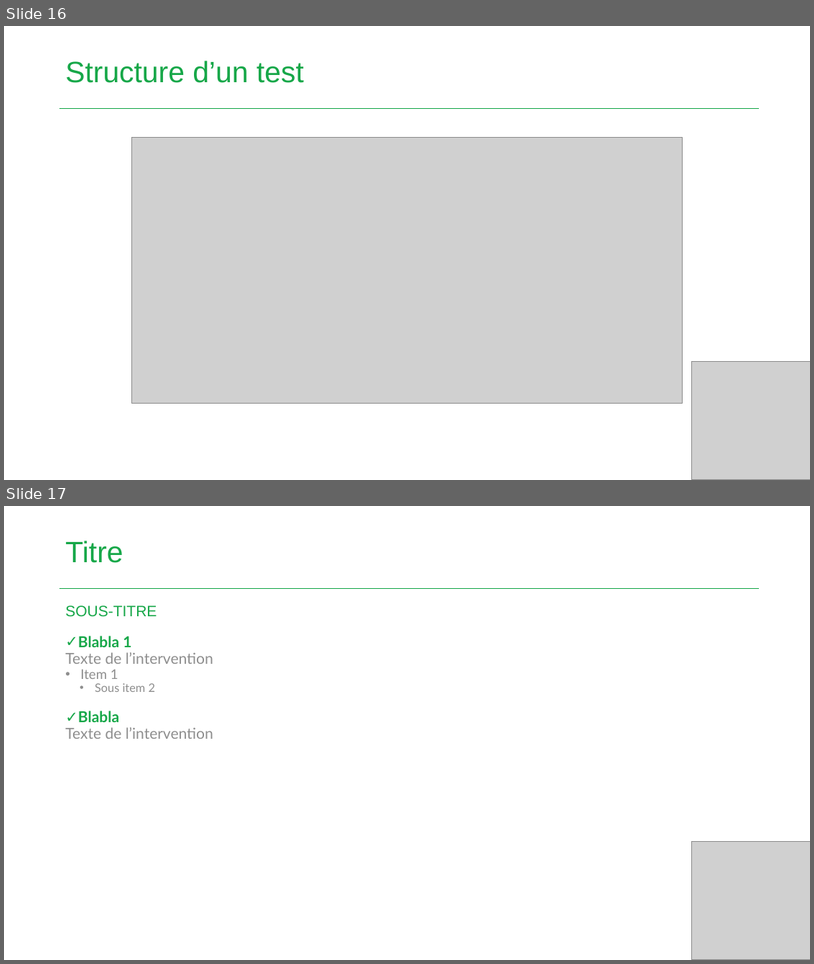
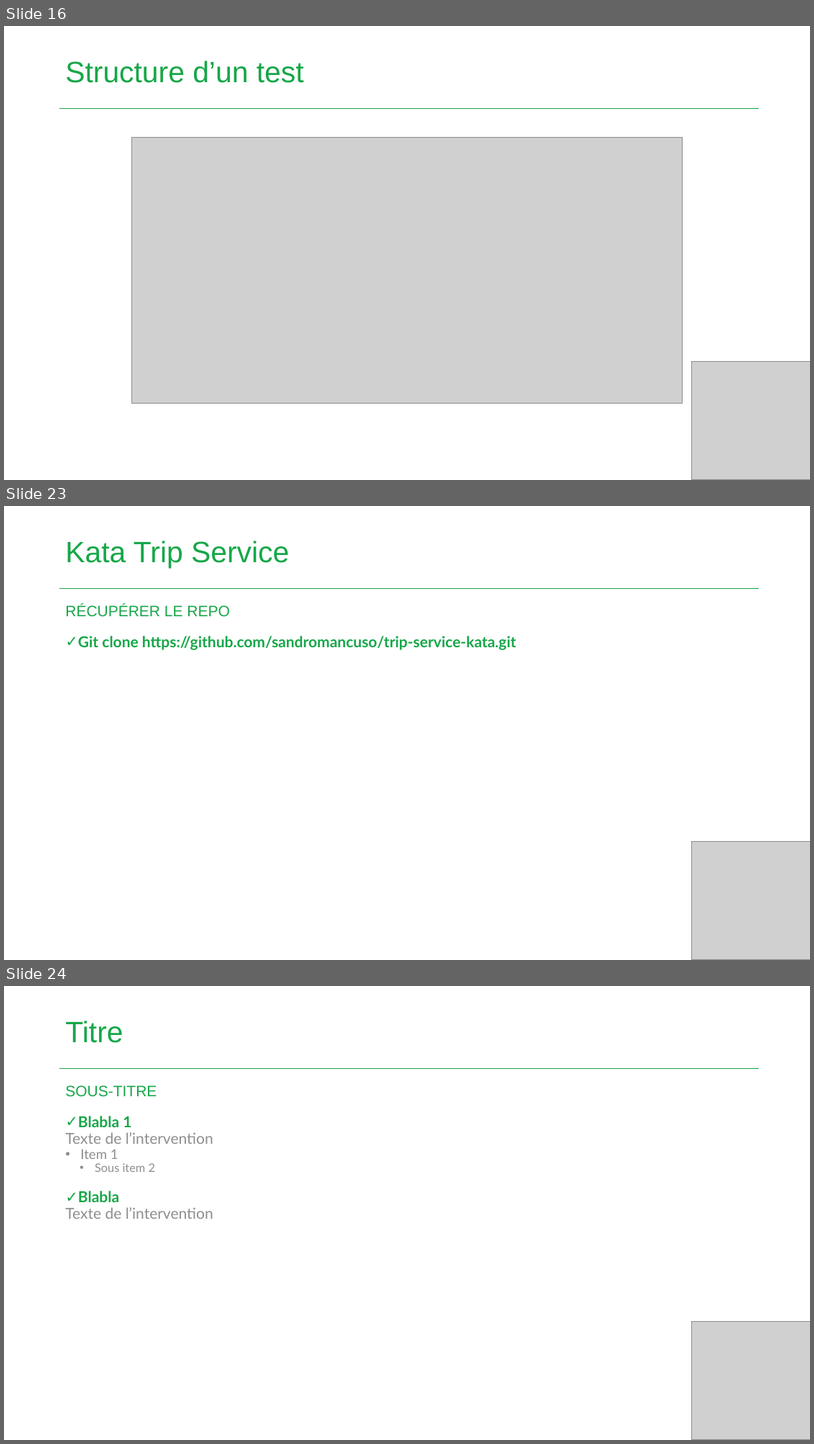
Before and after one commit to thomasbenard/formation-demos, a slide deck: unittest1/DEMOS-unitest1.pptx. Shown one above the other, each under a label of ours: slides 16 and 17 before the commit, slides 16, 23 and 24 after it; the slides between them are not shown. The pictures are 814x964 and 814x1444 pixels, drawn with LibreOffice and Linux fonts; fonts in the diff are those of the drawing; grey boxes stand for pictures; background and template pictures are left out. Boxes give left, top, right and bottom in pixels: in the first picture for what was removed or moved away, otherwise in the second. Text is boxed around its words. In the diff, an @@ line names an element or a change of style, - is before the commit and + after.

```diff
--- a/unittest1/DEMOS-unitest1.pptx
+++ b/unittest1/DEMOS-unitest1.pptx
@@ slide 23 added at (4, 506, 810, 960), background #FFFFFF; not listed: 1 template element that a slide beside it also shows @@
@@ title added at (65, 541, 289, 569), 35 pt, text #16A748 @@
+Kata Trip Service
@@ text added at (65, 604, 517, 650), 18 pt, text #16A748, bold @@
+RÉCUPÉRER LE REPO
+  ✓ Git clone https://github.com/sandromancuso/trip-service-kata.git
@@ picture added at (692, 841, 810, 960) @@
@@ what was slide 17 is now slide 24 @@
```
Also in this commit, not shown: 1 slide changed, 7 other slides added, 1 slide removed.
